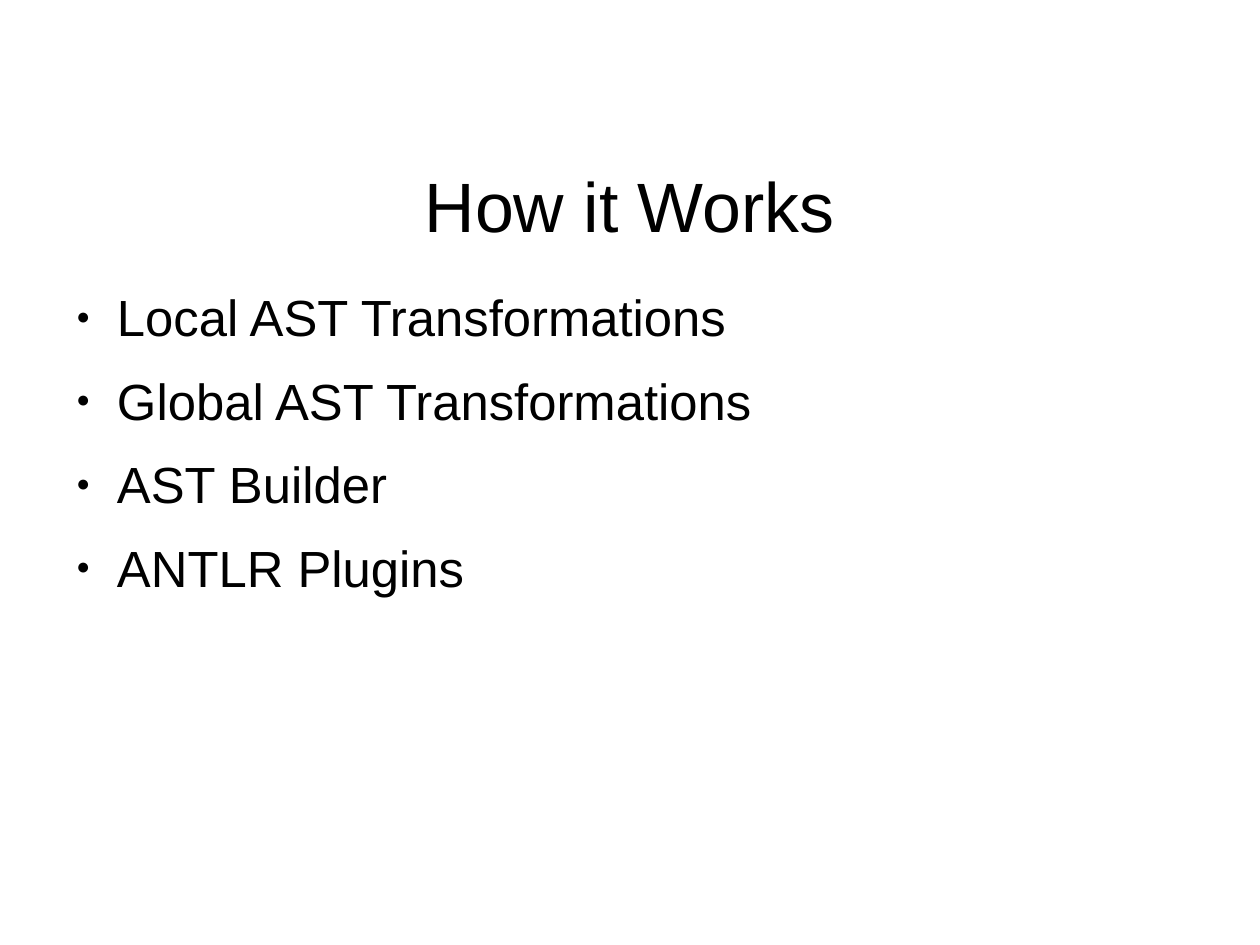
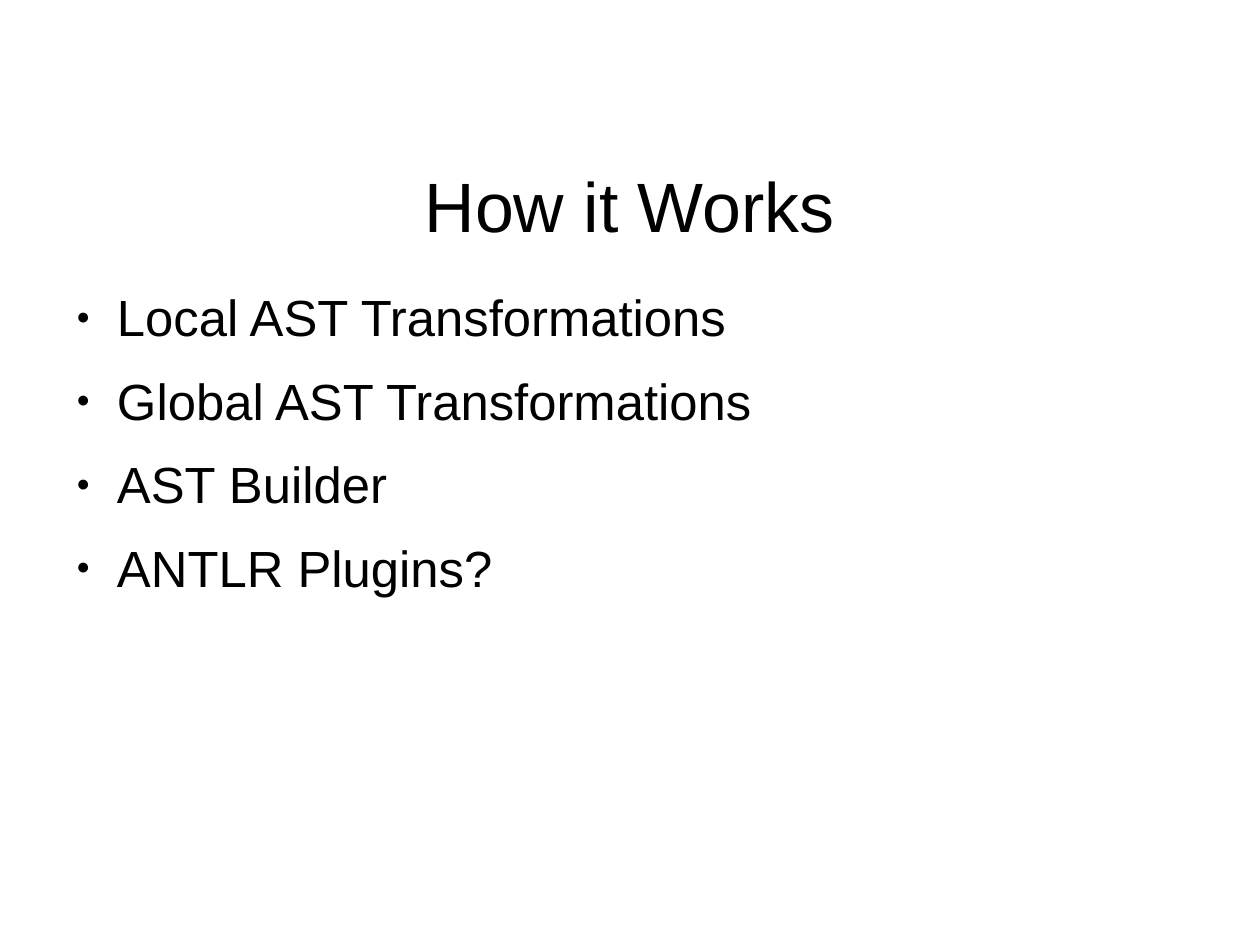
Before and after one commit to HamletDRC/presentations, a slide deck: slide 40 of asttransformations/CodeGeneration_SDC.odp (slide 30 before the commit). Drawn at 1260x945 pixels with LibreOffice and Linux fonts; fonts in the diff are those of the drawing. Boxes give left, top, right and bottom in pixels: in the first picture for what was removed or moved away, otherwise in the second. Text is boxed around its words. In the diff, an @@ line names an element or a change of style, - is before the commit and + after.

```diff
--- a/asttransformations/CodeGeneration_SDC.odp
+++ b/asttransformations/CodeGeneration_SDC.odp
@@ text at [117,550,493,597]: text changed @@
-● ANTLR Plugins
+● ANTLR Plugins?
```
Also in this commit, not shown: 8 other slides changed, 12 slides added, 2 slides removed, 4 other files.
